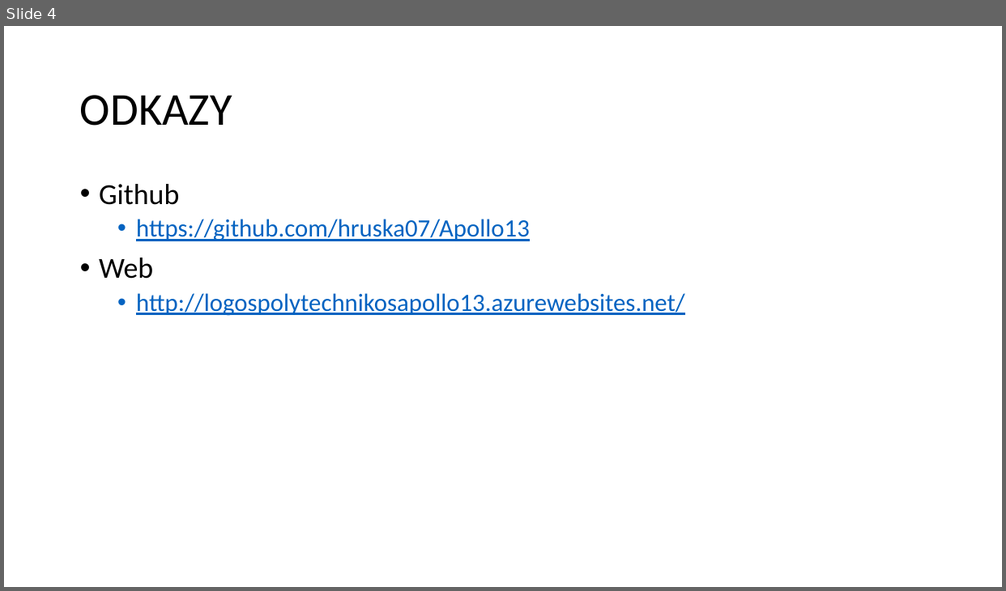
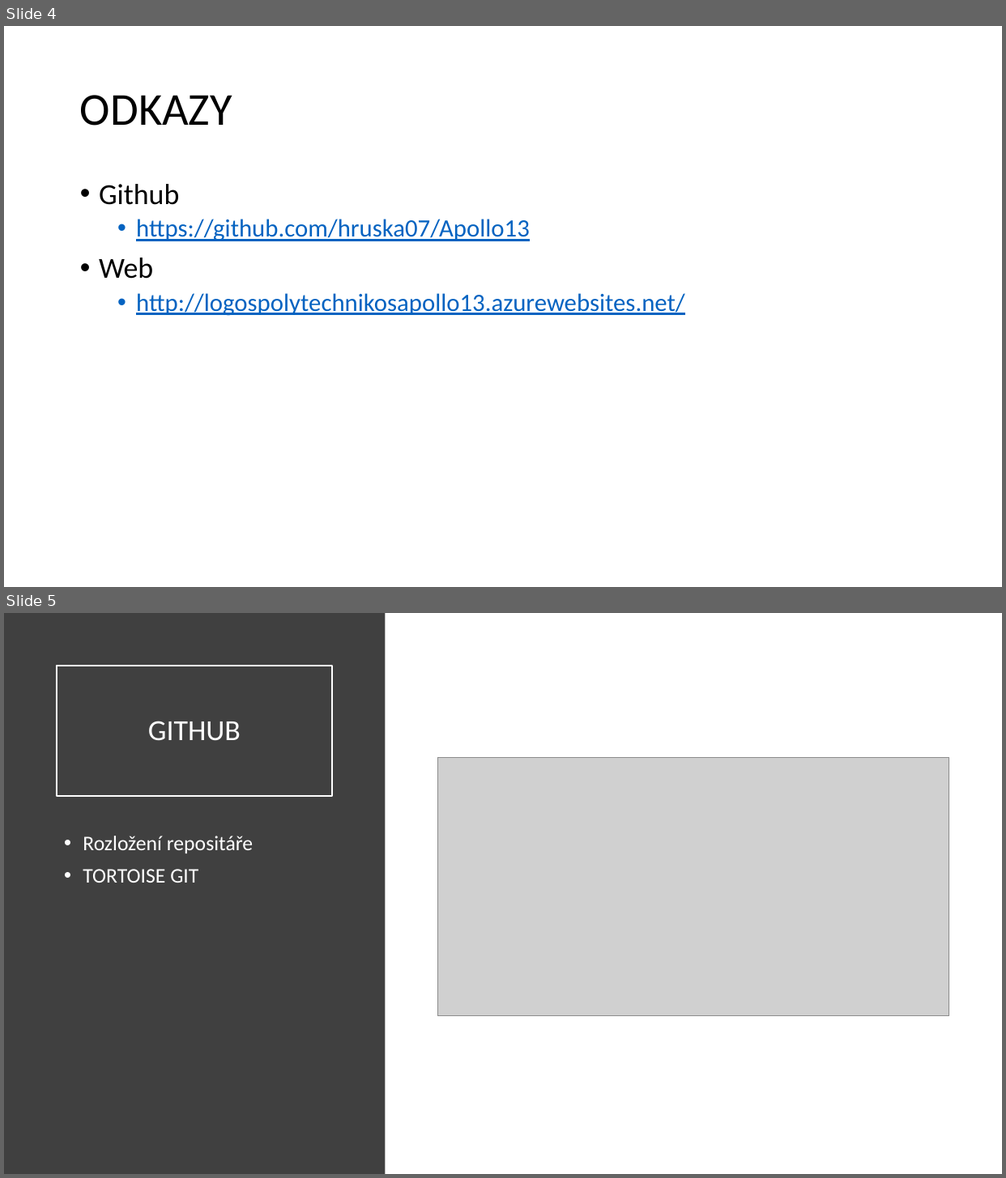
Before and after one commit to hruska07/Apollo13, a slide deck: docs/Apollo 13 - Logos Polytechnikos.pptx. Shown one above the other, each under a label of ours: slide 4 before the commit, slides 4 and 5 after it. The pictures are 1006x591 and 1006x1178 pixels, drawn with LibreOffice and Linux fonts; fonts in the diff are those of the drawing; grey boxes stand for pictures. Boxes give left, top, right and bottom in pixels: in the first picture for what was removed or moved away, otherwise in the second. Text is boxed around its words. In the diff, an @@ line names an element or a change of style, - is before the commit and + after.

```diff
--- a/docs/Apollo 13 - Logos Polytechnikos.pptx
+++ b/docs/Apollo 13 - Logos Polytechnikos.pptx
@@ slide 5 added at bbox=[4, 613, 1002, 1174], background #FFFFFF @@
@@ rectangle added at bbox=[4, 613, 385, 1174], fill #404040 @@
@@ title added at bbox=[57, 666, 332, 796], outline #FFFFFF 1.5 pt, 28 pt, text #FFFFFF @@
+GITHUB
@@ picture added at bbox=[437, 758, 949, 1016] @@
@@ text added at bbox=[83, 836, 253, 883], 20 pt, text #FFFFFF @@
+• Rozložení repositáře
+• TORTOISE GIT
```
Also in this commit, not shown: 3 other slides added, 1 slide removed.
